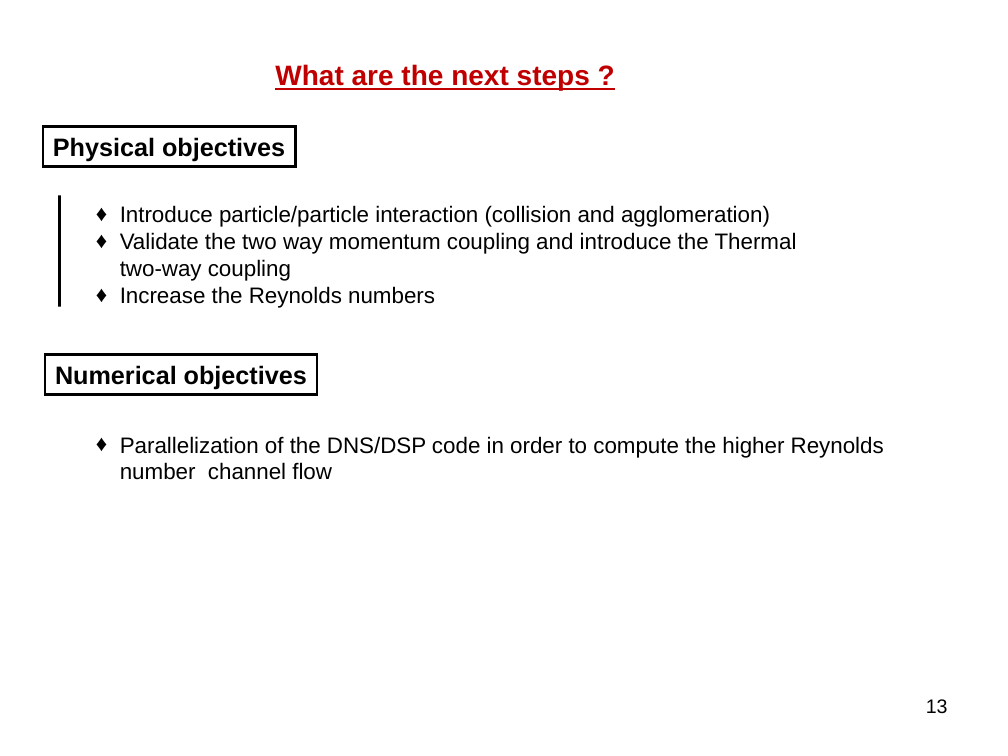
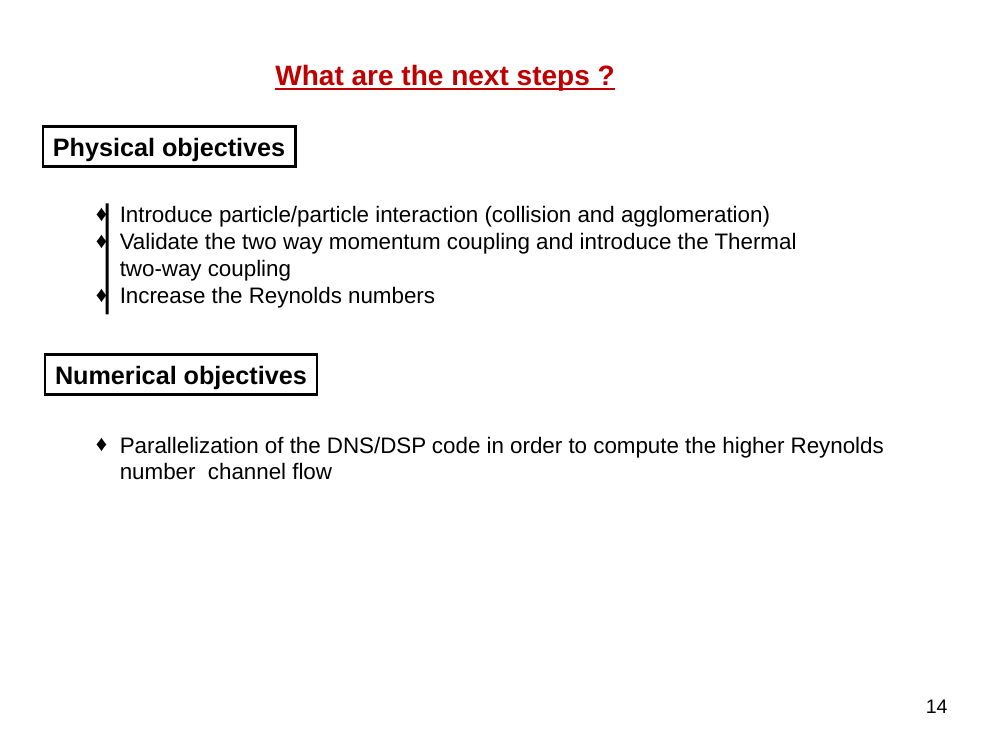
Before and after one commit to markus-abel/parpar, a slide deck: slide 14 of Suivi_lagrangien.ppt (slide 13 before the commit). Drawn at 1008x756 pixels with LibreOffice and Linux fonts; fonts in the diff are those of the drawing. Boxes give left, top, right and bottom in pixels: in the first picture for what was removed or moved away, otherwise in the second. Text is boxed around its words. In the diff, an @@ line names an element or a change of style, - is before the commit and + after.

```diff
--- a/Suivi_lagrangien.ppt
+++ b/Suivi_lagrangien.ppt
@@ line moved from (59, 196) - (59, 306) to (107, 204) - (107, 314) @@
@@ page number at <box>926,699,948,713</box>: text changed @@
-13
+14
```
Also in this commit, not shown: 6 other slides changed, 9 slides added.
